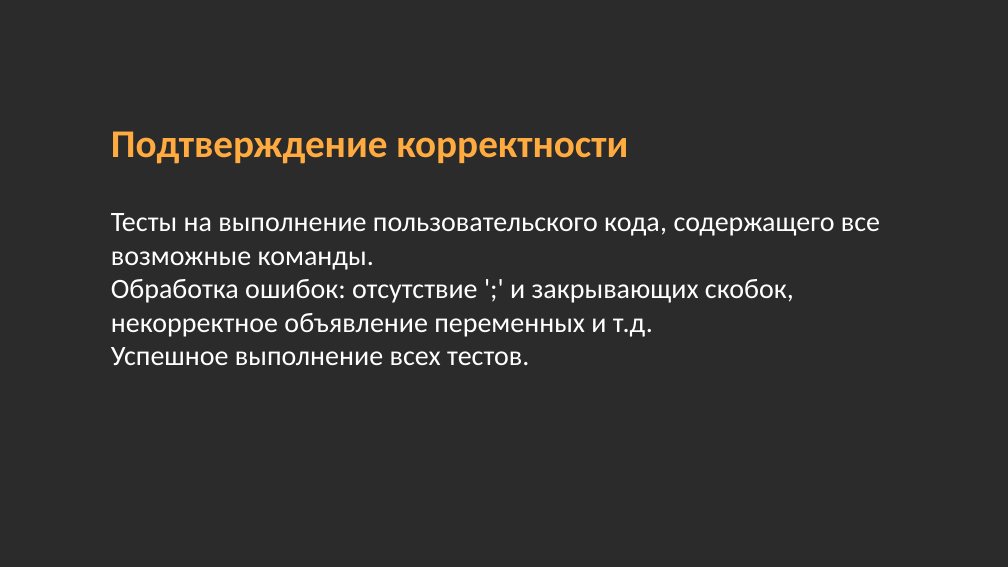
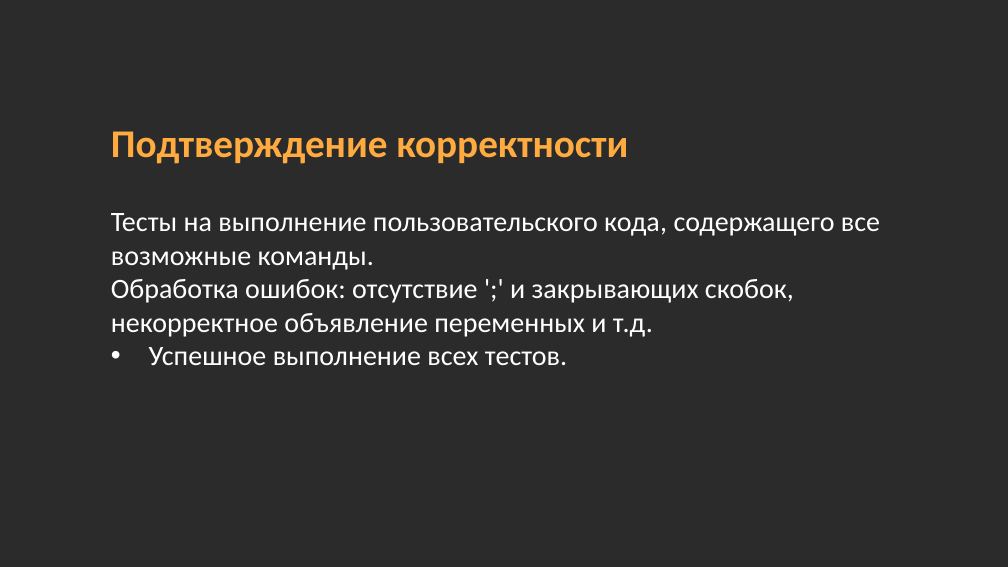
Before and after one commit to midnsun/mp2-2024-lab7-interpretator, a slide deck: slide 10 of Презентация_лабораторная_Интерпретатор_Загрядсков_Максим_Болтенков_Станислав_3823Б1ПМ1_1.pptx (slide 11 before the commit). Drawn at 1008x567 pixels with LibreOffice and Linux fonts; fonts in the diff are those of the drawing; background and template pictures are left out; a plain dark background stands for a picture behind light text. Boxes give left, top, right and bottom in pixels: in the first picture for what was removed or moved away, otherwise in the second. Text is boxed around its words. In the diff, an @@ line names an element or a change of style, - is before the commit and + after.

```diff
--- a/Презентация_лабораторная_Интерпретатор_Загрядсков_Максим_Болтенков_Станислав_3823Б1ПМ1_1.pptx
+++ b/Презентация_лабораторная_Интерпретатор_Загрядсков_Максим_Болтенков_Станислав_3823Б1ПМ1_1.pptx
@@ text "Тесты на выполнение пользовательского кода, ..." at box(111, 213, 880, 365): bullet none to • @@
```
Also in this commit, not shown: 4 other slides changed, 1 slide added, 2 slides removed.
